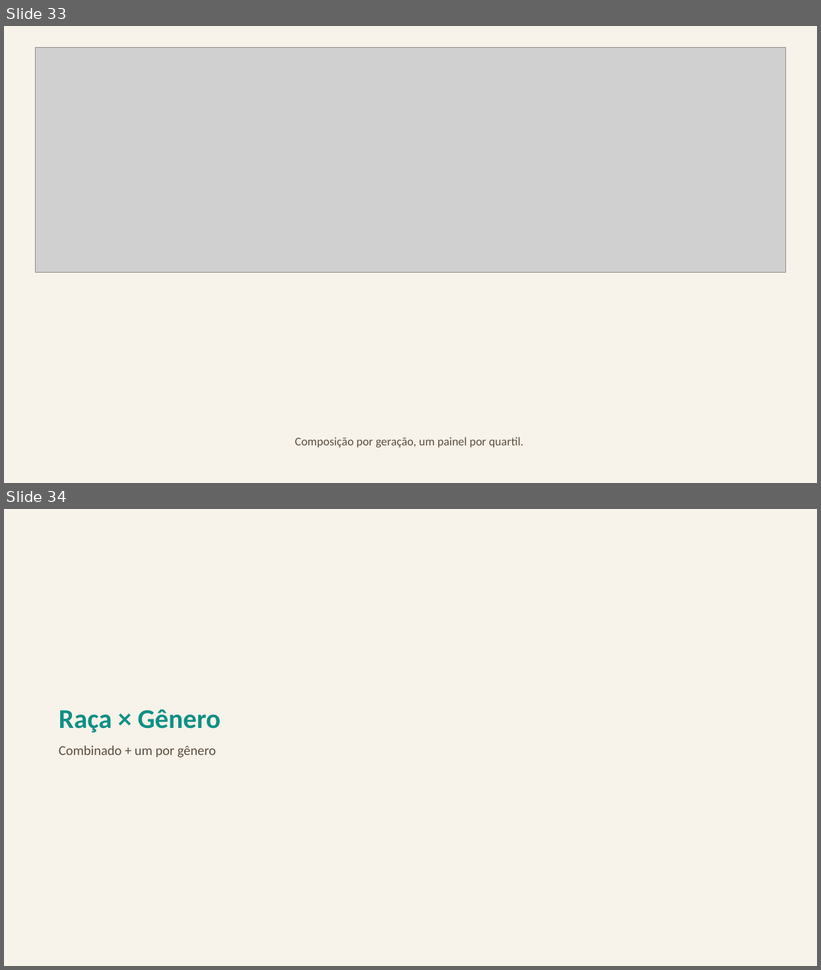
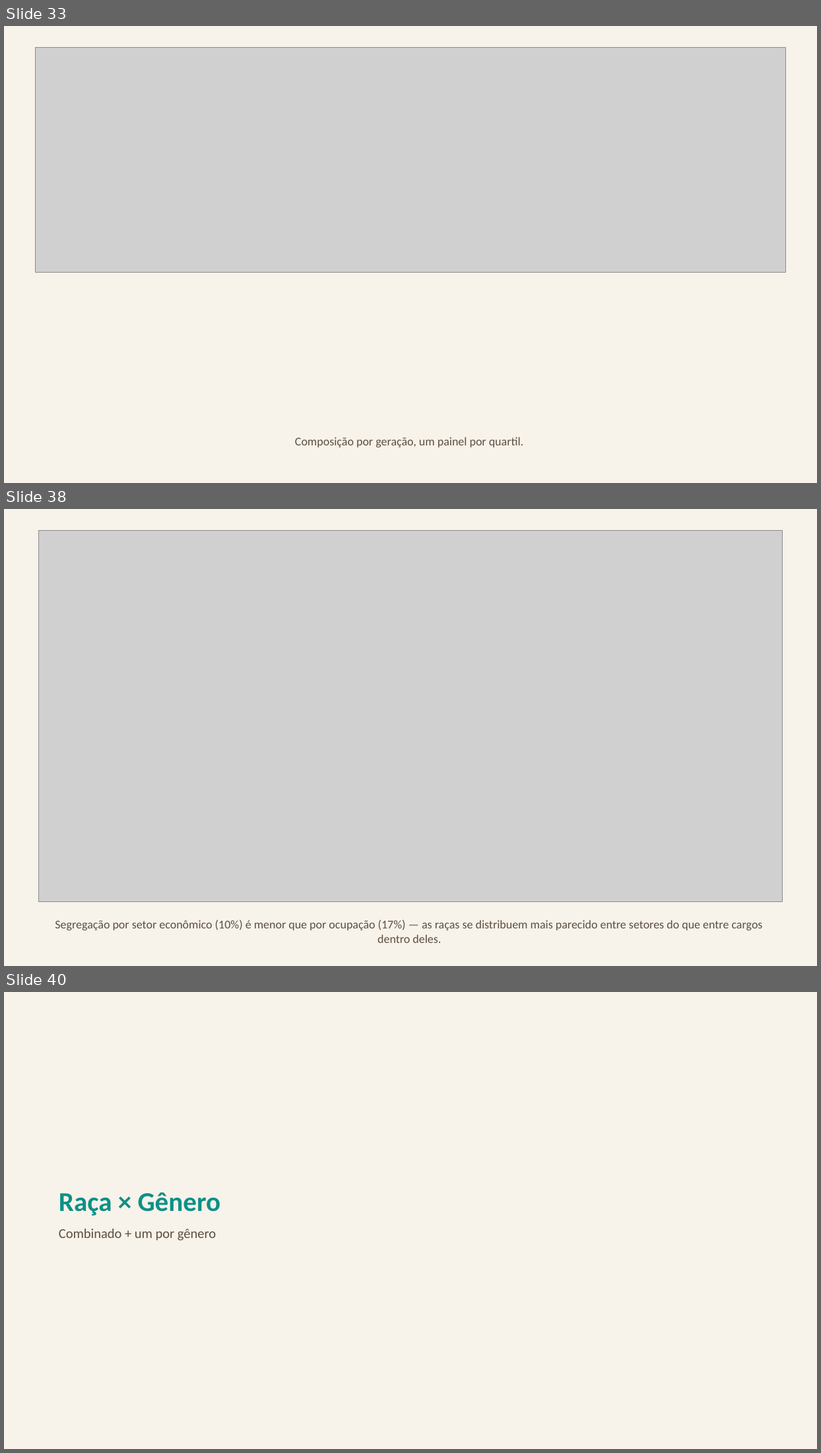
Before and after one commit to FelipeSantanaJ/Hub-Racial-Brasil, a slide deck: docs/Datahub_Racial_Brasil_Fase1.pptx. Shown one above the other, each under a label of ours: slides 33 and 34 before the commit, slides 33, 38 and 40 after it; the slides between them are not shown. The pictures are 821x970 and 821x1453 pixels, drawn with LibreOffice and Linux fonts; fonts in the diff are those of the drawing; grey boxes stand for pictures. Boxes give left, top, right and bottom in pixels: in the first picture for what was removed or moved away, otherwise in the second. Text is boxed around its words. In the diff, an @@ line names an element or a change of style, - is before the commit and + after.

Commit message:
Adiciona Gini/Theil por raça, setor econômico, setor público/privado e sobre-qualificação
Cinco análises sugeridas e validadas com o usuário (menu de opções) antes
de implementar:

- Gini por raça: função já existente no código (portada do notebook
  original), nunca usada até agora. Achado: Branca tem Gini mais alto
  (mais desigualdade interna) que Negra — não indica "situação melhor",
  reflete uma distribuição mais comprimida perto da base.
- Decomposição de Theil (entre/dentro dos grupos): nova função em
  pnadc_core.py, validada com 3 casos sintéticos antes de usar em dados
  reais. Achado: só ~7% da desigualdade total de renda vem de diferença
  ENTRE raças — 93% é dentro de cada raça, mostrando que a desigualdade
  brasileira é multifatorial (sem diminuir o hiato racial em si).
- Setor de atividade econômica (VD4010): variável extraída desde o
  início, nunca decodificada. Corrige um bug de zero-padding ANTES de
  usar (mesmo padrão de VD4009/VD4011). Segregação setorial (~10%) é
  menor que ocupacional (~17%).
- Hiato no setor Público vs. Privado: confirma a hipótese de que salário
  de concurso padronizado reduz o hiato racial (~45-50% público vs.
  ~58-68% privado).
- Sobre-qualificação: % com Superior completo em ocupações elementares,
  por raça — Negra com taxa quase o dobro da de Branca.

68 gráficos (era 63), apresentação com 88 slides (era 82), 25 datasets
(era 20).

```diff
--- a/docs/Datahub_Racial_Brasil_Fase1.pptx
+++ b/docs/Datahub_Racial_Brasil_Fase1.pptx
@@ slide 38 added at (4, 509, 817, 966), background #F7F2EA @@
@@ picture added at (39, 530, 783, 902) @@
@@ text added at (55, 920, 763, 943), 14 pt, text #5C4F3F @@
+Segregação por setor econômico (10%) é menor que por ocupação (17%) — as raças se distribuem mais parecido entre setores do que entre cargos dentro deles.
@@ what was slide 34 is now slide 40 @@
```
Also in this commit, not shown: 5 other slides added, 18 other files.
